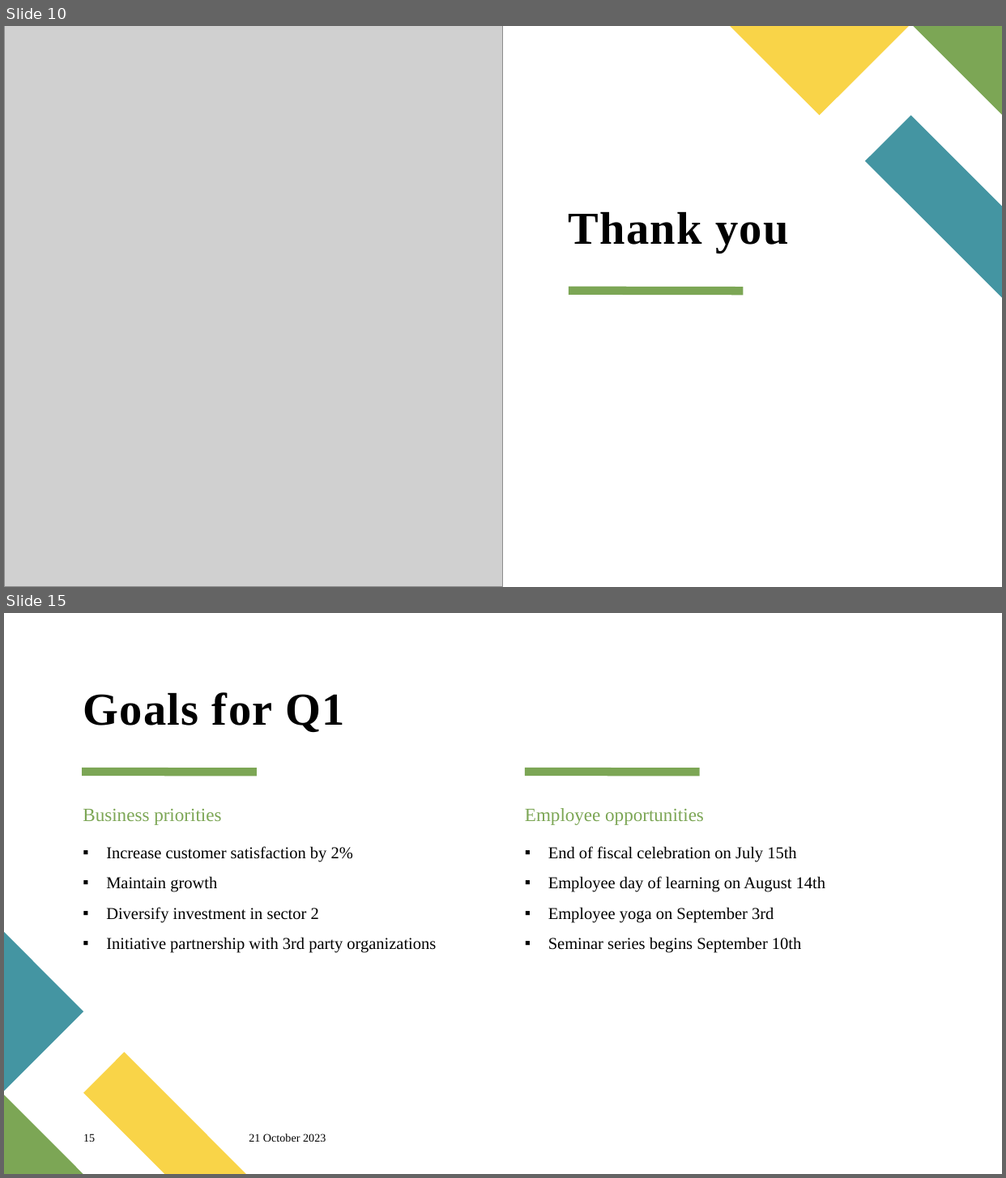
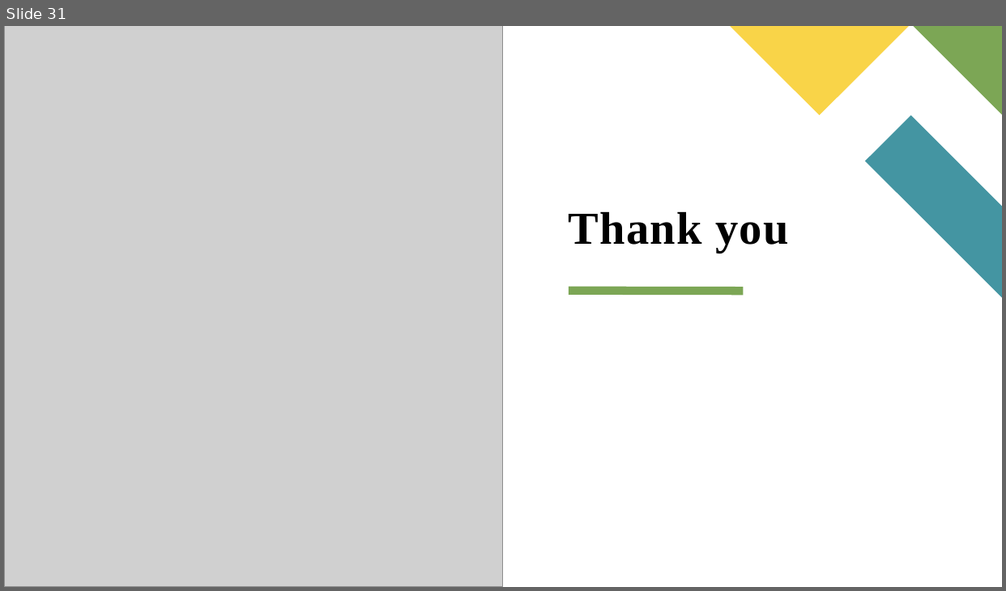
Before and after one commit to preethyannthomas/MiniProject_2024, a slide deck: Documents/Seminar.pptx. Shown one above the other, each under a label of ours: slides 10 and 15 before the commit, slide 31 after it; the slides between them are not shown. The pictures are 1006x1178 and 1006x591 pixels, drawn with LibreOffice and Linux fonts; fonts in the diff are those of the drawing; grey boxes stand for pictures. Boxes give left, top, right and bottom in pixels: in the first picture for what was removed or moved away, otherwise in the second. Text is boxed around its words. In the diff, an @@ line names an element or a change of style, - is before the commit and + after.

```diff
--- a/Documents/Seminar.pptx
+++ b/Documents/Seminar.pptx
@@ slide 15 removed at [4, 613, 1002, 1174], background #FFFFFF @@
@@ title removed at [83, 692, 344, 732] @@
-Goals for Q1
@@ line removed from (82, 772) to (257, 772) @@
@@ line removed from (525, 772) to (700, 772) @@
@@ text removed at [83, 809, 221, 825] @@
-Business priorities
@@ text removed at [525, 808, 704, 825] @@
-Employee opportunities
@@ text removed at [106, 846, 436, 953] @@
-▪ Increase customer satisfaction by 2%
-▪ Maintain growth
-▪ Diversify investment in sector 2
-▪ Initiative partnership with 3rd party organizations
@@ text removed at [548, 846, 825, 953] @@
-▪ End of fiscal celebration on July 15th
-▪ Employee day of learning on August 14th
-▪ Employee yoga on September 3rd
-▪ Seminar series begins September 10th
@@ freeform shape removed at [4, 933, 83, 1092] @@
@@ freeform shape removed at [83, 1053, 246, 1174] @@
@@ freeform shape removed at [4, 1095, 83, 1174] @@
@@ page number removed at [83, 1134, 95, 1142] @@
-15
@@ text removed at [249, 1134, 326, 1142] @@
-21 October 2023
@@ what was slide 10 is now slide 31 @@
```
Also in this commit, not shown: 4 slides changed, 23 slides added, 7 other slides removed, 51 other files.
